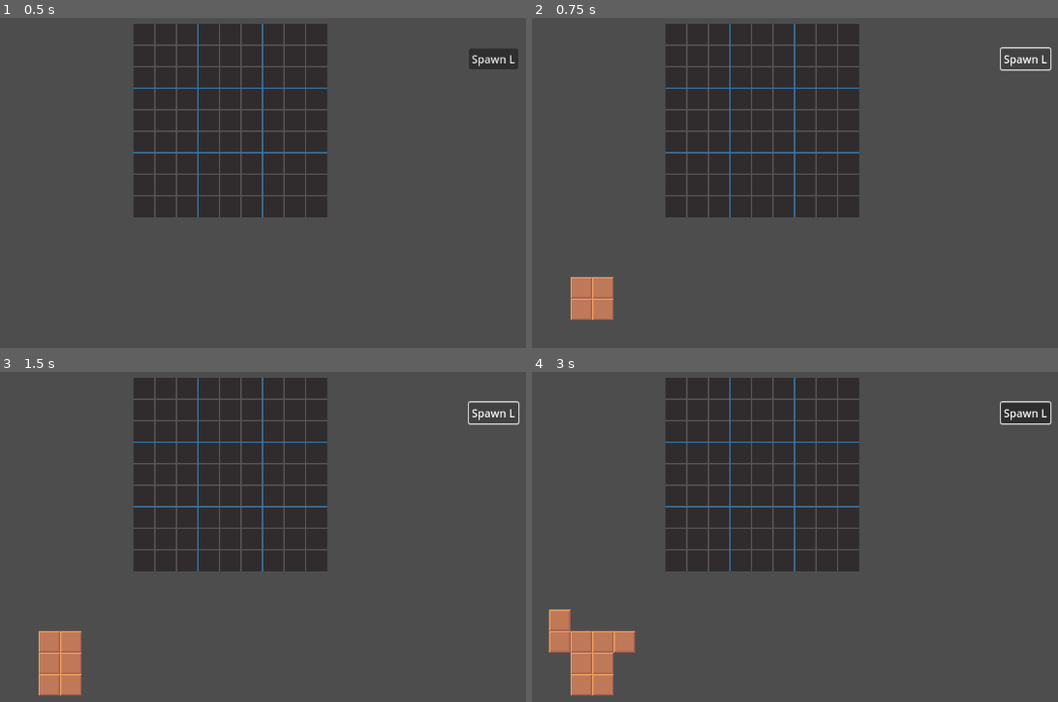
Above: before the commit, frames 1-4 (two rows, left to right).
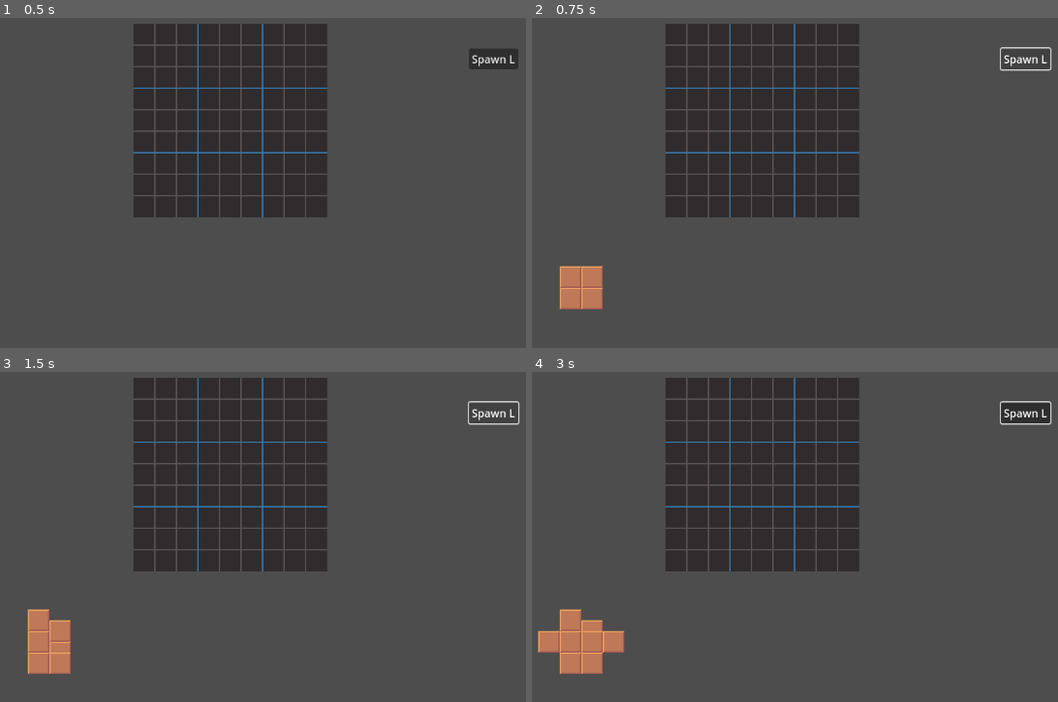
Above: after the commit, the same moments.

Repository: eSDelit/BreakDoku2
Game: Godot game, scene res://tests/test_viewport_pos.tscn
The game is run twice, just before and just after one commit, with the same random seed, the same clock (stepped at 60 frames per second) and the same inputs. The project has no main scene, so this scene is started directly.
Inputs (mouse positions are in pixels of both pictures, inside the frame that each line leads up to):
- Up to frame 1 (0.5 s): no input
- Up to frame 2 (0.75 s): click "Spawn L" at 0.5 s
- Up to frame 3 (1.5 s): click "Spawn L" at 1.25 s
- Up to frame 4 (3 s): click "Spawn L" at 2 s; tap Enter at 2.75 s; move the mouse to (931, 520) at 2.77 s; click (931, 520) at 2.92 s

Frame 1 is identical in both runs. In frame 2, 1.1% of the frame differs, in the area x 5-16%, y 75-92%; in frame 3, 1.7%; in frame 4, 1.8%, in the area x 1-20%, y 71-99%.

Commit message:
much

Diff:
--- /dev/null
+++ b/board/block_sensor.gd
@@ -0,0 +1,22 @@
+class_name BlockSensor
+extends Node2D
+
+var blocked: bool = false
+var deblocking: bool = false
+var layers: Array[TileMapLayer] = []
+@onready var block_sprite: Sprite2D = $BlockSprite
+
+func block():
+	blocked = true
+	visible = true
+
+func deblock():
+	deblocking = true
+
+func apply_deblock():
+	blocked = false
+	visible = false
+	deblocking = false
+
+func _to_string() -> String:
+	return str(blocked)
--- /dev/null
+++ b/board/block_sensor.tscn
@@ -0,0 +1,11 @@
+[gd_scene load_steps=3 format=3 uid="uid://o514x1bjvh0i"]
+
+[ext_resource type="Script" path="res://board/block_sensor.gd" id="1_3bvua"]
+[ext_resource type="Texture2D" uid="uid://dd3st7j1lyqmx" path="res://shapes/block/block_32.png" id="2_g5616"]
+
+[node name="BlockSensor" type="Node2D"]
+visible = false
+script = ExtResource("1_3bvua")
+
+[node name="BlockSprite" type="Sprite2D" parent="."]
+texture = ExtResource("2_g5616")
--- a/board/board.gd
+++ b/board/board.gd
@@ -1,42 +1,5 @@
 class_name Board
 extends TileMapLayer
-
-class BlockSensor:
-	var blocked: bool
-	var deblocking: bool = false
-	var layers: Array[TileMapLayer]
-	var board: Board
-	var block_sprite: Sprite2D
-	const block_sprite_scene: PackedScene = preload("res://board/block_sprite.tscn")
-
-	func _init(
-		p_blocked: bool,
-		p_layers: Array[TileMapLayer],
-		p_position: Vector2,
-		p_board: Board
-		) -> void:
-		self.blocked = p_blocked
-		self.layers = p_layers
-		self.board = p_board
-		self.block_sprite = block_sprite_scene.instantiate()
-		self.board.add_child(self.block_sprite)
-		self.block_sprite.position = p_position
-		self.block_sprite.visible = false
-
-	func block():
-		blocked = true
-		block_sprite.visible = true
-
-	func deblock():
-		deblocking = true
-
-	func apply_deblock():
-		blocked = false
-		block_sprite.visible = false
-		deblocking = false
-
-	func _to_string() -> String:
-		return str(blocked)
 
 @onready var layers: Array = get_children()
 var block_sensor_from_cell: Dictionary = {}
@@ -45,33 +8,45 @@
 func _ready() -> void:
 	make_score_map()
 
-func emit_score_info():
-	var blocked_layers: int = 0
-	for layer: TileMapLayer in layers:
+func get_blocked_layers() -> Array[TileMapLayer]:
+	var blocked_layers: Array[TileMapLayer] = []
+	for layer in layers:
 		if is_layer_blocked(layer):
-			blocked_layers += 1
-			for cell in layer.get_used_cells():
-				var block_sensor: BlockSensor = block_sensor_from_cell[cell]
-				block_sensor.deblock()
+			blocked_layers.append(layer)
+	return blocked_layers
+
+func mark_layers_for_deblock(blocked_layers: Array[TileMapLayer]):
+	for layer: TileMapLayer in blocked_layers:
+		for cell in layer.get_used_cells():
+			var block_sensor: BlockSensor = block_sensor_from_cell[cell]
+			block_sensor.deblock()
+
+func apply_deblocks() -> int:
 	var score: int = 0
 	for cell in block_sensor_from_cell:
 		var block_sensor: BlockSensor = block_sensor_from_cell[cell]
 		if block_sensor.deblocking:
 			block_sensor.apply_deblock()
 			score += 1
-	scored.emit(score, blocked_layers)
+	return score
+
+func emit_score_info():
+	var blocked_layers: Array[TileMapLayer] = get_blocked_layers()
+	mark_layers_for_deblock(blocked_layers)
+	var score: int = apply_deblocks()
+	var n_blocked_layers: int = len(blocked_layers)
+	scored.emit(score, n_blocked_layers)
 
 func is_shape_droppable_anywhere(shape: Shape):
 	for cell in get_used_cells():
 		if is_shape_droppable(shape, cell):
-			print(cell)
 			return true
 	return false
 
 func is_shape_droppable(shape: Shape, shape_cell: Vector2i) -> bool:
 	for block in shape.blocks:
-		var block_grid_pos: Vector2i = Vector2i(block.grid_pos)
-		var block_cell: Vector2i = block_grid_pos + shape_cell
+		var block_grid_pos: Vector2i = local_to_map(block.global_position - global_position)
+		var block_cell: Vector2i = block_grid_pos
 		if get_cell_tile_data(block_cell) == null:
 			return false
 		if block_sensor_from_cell[block_cell].blocked:
@@ -90,12 +65,16 @@
 	return true
 
 func make_score_map():
+	var block_sensor_scene: PackedScene = load("res://board/block_sensor.tscn")
 	for cell in get_used_cells():
 		var cell_layers: Array[TileMapLayer] = []
 		for layer: TileMapLayer in layers:
 			if layer.get_cell_tile_data(cell) != null:
 				cell_layers.append(layer)
-		var block_sensor: BlockSensor = BlockSensor.new(false, cell_layers, map_to_local(cell), self)
+		var block_sensor: BlockSensor = block_sensor_scene.instantiate()
+		add_child(block_sensor)
+		block_sensor.position = map_to_local(cell)
+		block_sensor.layers = cell_layers
 		block_sensor_from_cell.get_or_add(cell, block_sensor)
 
 func set_block(block: Block, pos: Vector2):
--- a/shapes/block/block.gd
+++ b/shapes/block/block.gd
@@ -6,7 +6,7 @@
 signal released
 
 var rect = Rect2()
-var grid_pos: Vector2i = Vector2i(0, 0)
+var grid_pos: Vector2 = Vector2(0, 0)
 # Called when the node enters the scene tree for the first time.
 func _ready() -> void:
 	_on_frame_changed()
--- a/shapes/cl_shape.gd
+++ b/shapes/cl_shape.gd
@@ -11,7 +11,7 @@
 func set_frame(frame: int):
 	for block in blocks:
 		block.frame = frame
-		block.position = Vector2(block.grid_pos) * block.rect.size
+		block.position = block.grid_pos * block.rect.size
 
 func _on_grabbed(pos: Vector2, block: Block):
 	if !grabbable:
@@ -34,6 +34,6 @@
 		var x: float = block.position.x
 		var y: float = block.position.y
 		block.position = Vector2(-y, x)
-		var x_i: int = block.grid_pos.x
-		var y_i: int = block.grid_pos.y
-		block.grid_pos = Vector2i(-y_i, x_i)
+		var x_i: float = block.grid_pos.x
+		var y_i: float = block.grid_pos.y
+		block.grid_pos = Vector2(-y_i, x_i)
--- a/shapes/i_shape.tscn
+++ b/shapes/i_shape.tscn
@@ -7,12 +7,13 @@
 script = ExtResource("1_rkvnr")
 
 [node name="Block" parent="." instance=ExtResource("2_2owgi")]
+position = Vector2(-8, 0)
 
 [node name="Block2" parent="." instance=ExtResource("2_2owgi")]
-position = Vector2(-16, 0)
+position = Vector2(-24, 0)
 
 [node name="Block3" parent="." instance=ExtResource("2_2owgi")]
-position = Vector2(16, 0)
+position = Vector2(8, 0)
 
 [node name="Block4" parent="." instance=ExtResource("2_2owgi")]
-position = Vector2(32, 0)
+position = Vector2(24, 0)
--- a/shapes/l_shape.tscn
+++ b/shapes/l_shape.tscn
@@ -7,12 +7,13 @@
 script = ExtResource("1_surdq")
 
 [node name="Block1" parent="." instance=ExtResource("2_suvmu")]
+position = Vector2(-8, -16)
 
 [node name="Block2" parent="." instance=ExtResource("2_suvmu")]
-position = Vector2(0, 16)
+position = Vector2(-8, 0)
 
 [node name="Block3" parent="." instance=ExtResource("2_suvmu")]
-position = Vector2(0, 32)
+position = Vector2(-8, 16)
 
 [node name="Block4" parent="." instance=ExtResource("2_suvmu")]
-position = Vector2(16, 32)
+position = Vector2(8, 16)
--- a/shapes/q_shape.tscn
+++ b/shapes/q_shape.tscn
@@ -7,12 +7,13 @@
 script = ExtResource("1_dlu08")
 
 [node name="Block" parent="." instance=ExtResource("2_3af84")]
+position = Vector2(-8, -8)
 
 [node name="Block2" parent="." instance=ExtResource("2_3af84")]
-position = Vector2(0, 16)
+position = Vector2(-8, 8)
 
 [node name="Block4" parent="." instance=ExtResource("2_3af84")]
-position = Vector2(16, 0)
+position = Vector2(8, -8)
 
 [node name="Block5" parent="." instance=ExtResource("2_3af84")]
-position = Vector2(16, 16)
+position = Vector2(8, 8)
--- a/shapes/rl_shape.tscn
+++ b/shapes/rl_shape.tscn
@@ -7,12 +7,13 @@
 script = ExtResource("1_kwg3c")
 
 [node name="Block" parent="." instance=ExtResource("2_ul6ho")]
+position = Vector2(8, -16)
 
 [node name="Block2" parent="." instance=ExtResource("2_ul6ho")]
-position = Vector2(0, 16)
+position = Vector2(8, 0)
 
 [node name="Block4" parent="." instance=ExtResource("2_ul6ho")]
-position = Vector2(-16, 32)
+position = Vector2(-8, 16)
 
 [node name="Block5" parent="." instance=ExtResource("2_ul6ho")]
-position = Vector2(0, 32)
+position = Vector2(8, 16)
--- a/shapes/rz_shape.tscn
+++ b/shapes/rz_shape.tscn
@@ -7,12 +7,13 @@
 script = ExtResource("1_c6fvg")
 
 [node name="Block" parent="." instance=ExtResource("2_abrv8")]
+position = Vector2(0, -8)
 
 [node name="Block2" parent="." instance=ExtResource("2_abrv8")]
-position = Vector2(0, 16)
+position = Vector2(0, 8)
 
 [node name="Block4" parent="." instance=ExtResource("2_abrv8")]
-position = Vector2(-16, 16)
+position = Vector2(-16, 8)
 
 [node name="Block5" parent="." instance=ExtResource("2_abrv8")]
-position = Vector2(16, 0)
+position = Vector2(16, -8)
--- a/shapes/t_shape.tscn
+++ b/shapes/t_shape.tscn
@@ -7,12 +7,13 @@
 script = ExtResource("1_iul2n")
 
 [node name="Block" parent="." instance=ExtResource("2_8ym8j")]
+position = Vector2(0, -8)
 
 [node name="Block2" parent="." instance=ExtResource("2_8ym8j")]
-position = Vector2(0, 16)
+position = Vector2(0, 8)
 
 [node name="Block4" parent="." instance=ExtResource("2_8ym8j")]
-position = Vector2(-16, 0)
+position = Vector2(-16, -8)
 
 [node name="Block5" parent="." instance=ExtResource("2_8ym8j")]
-position = Vector2(16, 0)
+position = Vector2(16, -8)
--- a/shapes/z_shape.tscn
+++ b/shapes/z_shape.tscn
@@ -7,12 +7,13 @@
 script = ExtResource("1_tihuq")
 
 [node name="Block" parent="." instance=ExtResource("2_u3hos")]
+position = Vector2(0, -8)
 
 [node name="Block2" parent="." instance=ExtResource("2_u3hos")]
-position = Vector2(0, 16)
+position = Vector2(0, 8)
 
 [node name="Block4" parent="." instance=ExtResource("2_u3hos")]
-position = Vector2(-16, 0)
+position = Vector2(-16, -8)
 
 [node name="Block5" parent="." instance=ExtResource("2_u3hos")]
-position = Vector2(16, 16)
+position = Vector2(16, 8)
--- a/tests/test_multi_spawn.gd
+++ b/tests/test_multi_spawn.gd
@@ -32,7 +32,6 @@
 	print(score)
 
 func all_shapes_droppable():
-	print(shapes)
 	for shape in shapes:
 		if shape == null:
 			continue
